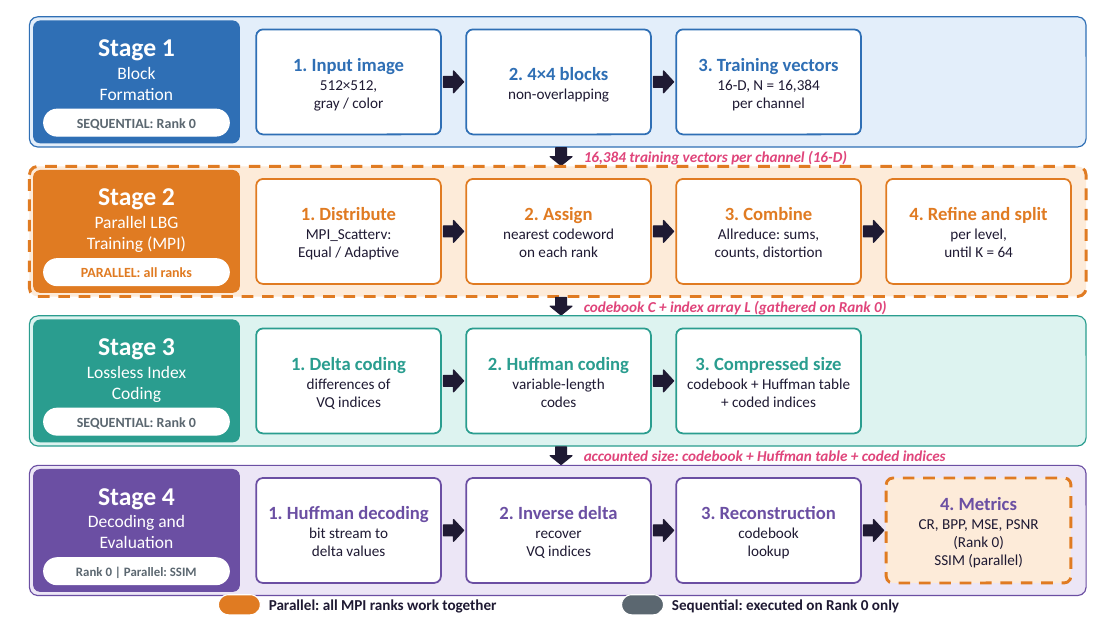
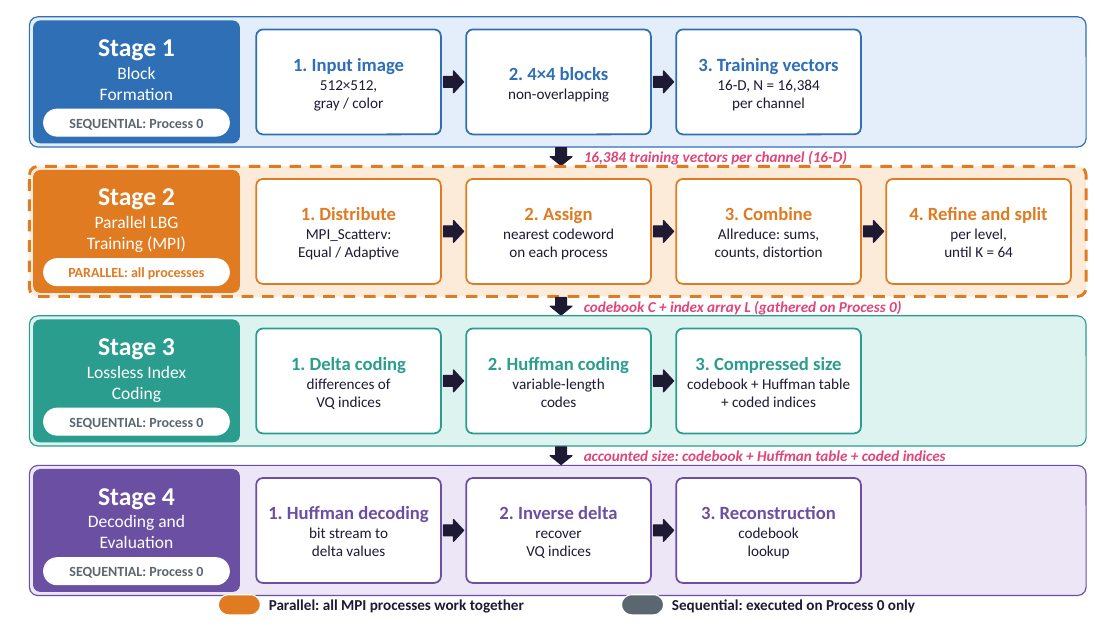
Before and after one commit to ibtihal-cpu/mihk, a slide deck: slide 10 of results/seminar/figs/Seminar_Ibtihal_FINAL.pptx. Drawn at 1120x630 pixels with LibreOffice and Linux fonts; fonts in the diff are those of the drawing. Boxes give left, top, right and bottom in pixels: in the first picture for what was removed or moved away, otherwise in the second. Text is boxed around its words. In the diff, an @@ line names an element or a change of style, - is before the commit and + after.

```diff
--- a/results/seminar/figs/Seminar_Ibtihal_FINAL.pptx
+++ b/results/seminar/figs/Seminar_Ibtihal_FINAL.pptx
@@ text at (x1=69, y1=119, x2=203, y2=130): text changed @@
-SEQUENTIAL: Rank 0
+SEQUENTIAL: Process 0
@@ text at (x1=68, y1=267, x2=204, y2=280): text changed @@
-PARALLEL: all ranks
+PARALLEL: all processes
@@ text at (x1=509, y1=246, x2=608, y2=260): text changed @@
-on each rank
+on each process
@@ text at (x1=584, y1=301, x2=901, y2=317): text changed @@
-codebook C + index array L (gathered on Rank 0)
+codebook C + index array L (gathered on Process 0)
@@ text at (x1=69, y1=418, x2=203, y2=429): text changed @@
-SEQUENTIAL: Rank 0
+SEQUENTIAL: Process 0
@@ rounded rectangle removed at (x1=886, y1=478, x2=1071, y2=583) @@
@@ text removed at (x1=919, y1=497, x2=1039, y2=568) @@
-4. Metrics
-CR, BPP, MSE, PSNR
-(Rank 0)
-SSIM (parallel)
@@ right arrow removed at (x1=864, y1=519, x2=884, y2=541) @@
@@ text at (x1=69, y1=567, x2=203, y2=578): text changed; size 11 to 12 pt @@
-Rank 0 | Parallel: SSIM
+SEQUENTIAL: Process 0
@@ text at (x1=269, y1=599, x2=524, y2=613): text changed @@
-Parallel: all MPI ranks work together
+Parallel: all MPI processes work together
@@ text at (x1=672, y1=599, x2=915, y2=613): text changed @@
-Sequential: executed on Rank 0 only
+Sequential: executed on Process 0 only
```
Also in this commit, not shown: 7 other slides changed, 10 other files.
